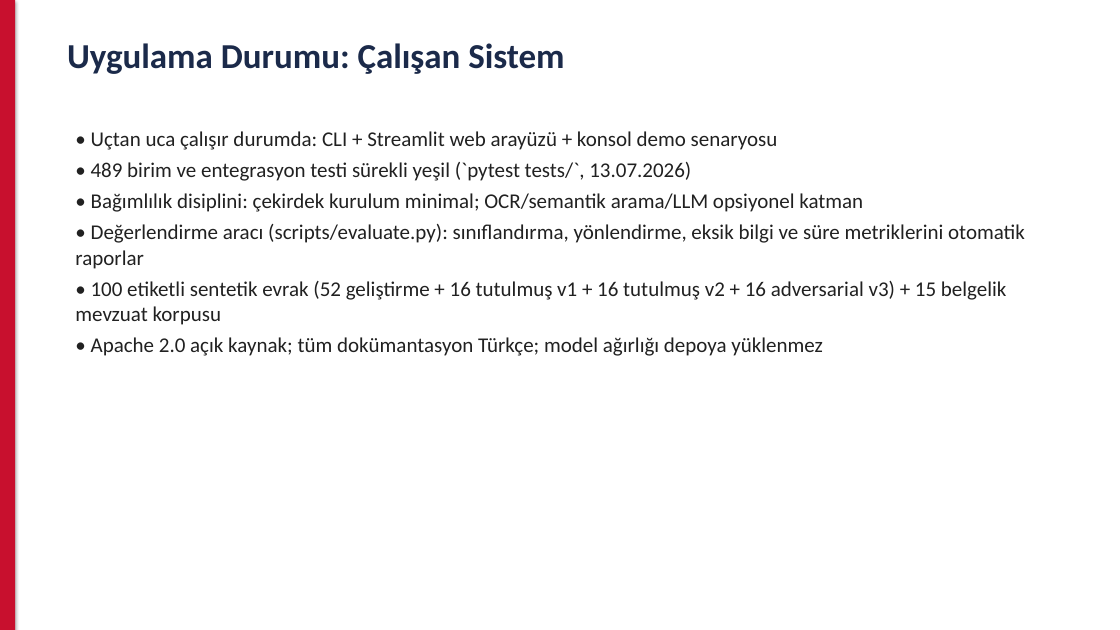
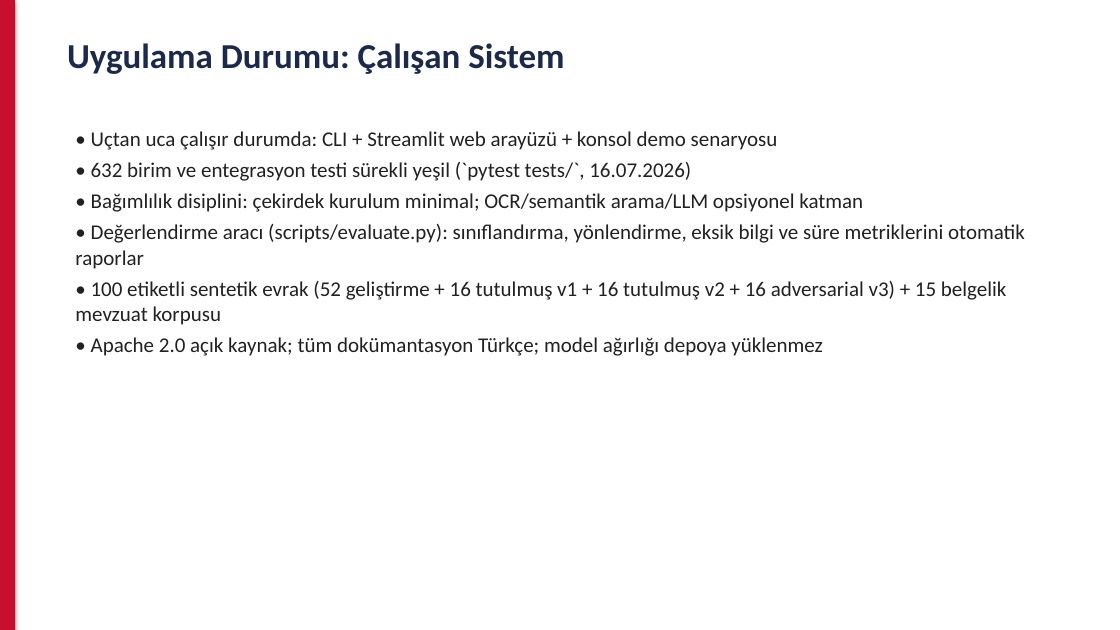
Before and after one commit to msgxr/teknofest-2026-kamu-evrak-akilli-ajan, a slide deck: slide 8 of presentations/on_degerlendirme_sunumu.pptx. Drawn at 1120x630 pixels with LibreOffice and Linux fonts; fonts in the diff are those of the drawing. Boxes give left, top, right and bottom in pixels: in the first picture for what was removed or moved away, otherwise in the second. Text is boxed around its words. In the diff, an @@ line names an element or a change of style, - is before the commit and + after.

```diff
--- a/presentations/on_degerlendirme_sunumu.pptx
+++ b/presentations/on_degerlendirme_sunumu.pptx
@@ text at [91,162,691,181]: text changed @@
-• 489 birim ve entegrasyon testi sürekli yeşil (`pytest tests/`, 13.07.2026)
+• 632 birim ve entegrasyon testi sürekli yeşil (`pytest tests/`, 16.07.2026)
```
Also in this commit, not shown: 16 other files.
